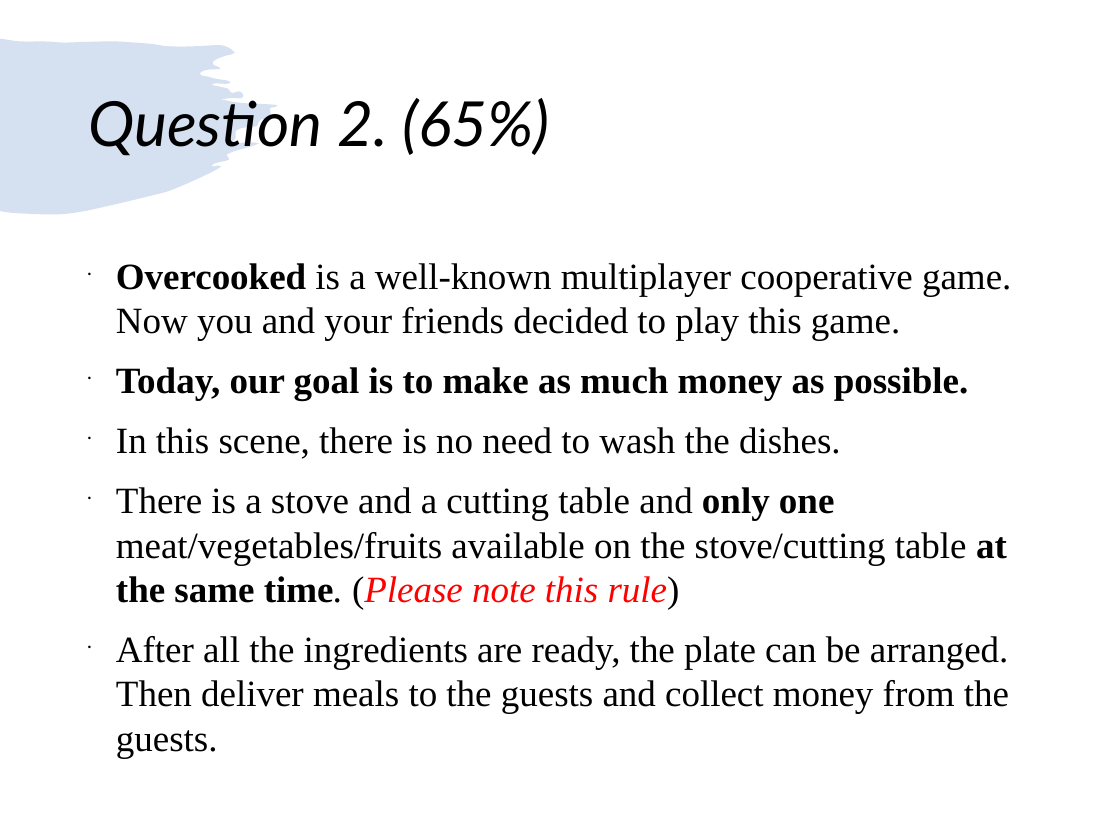
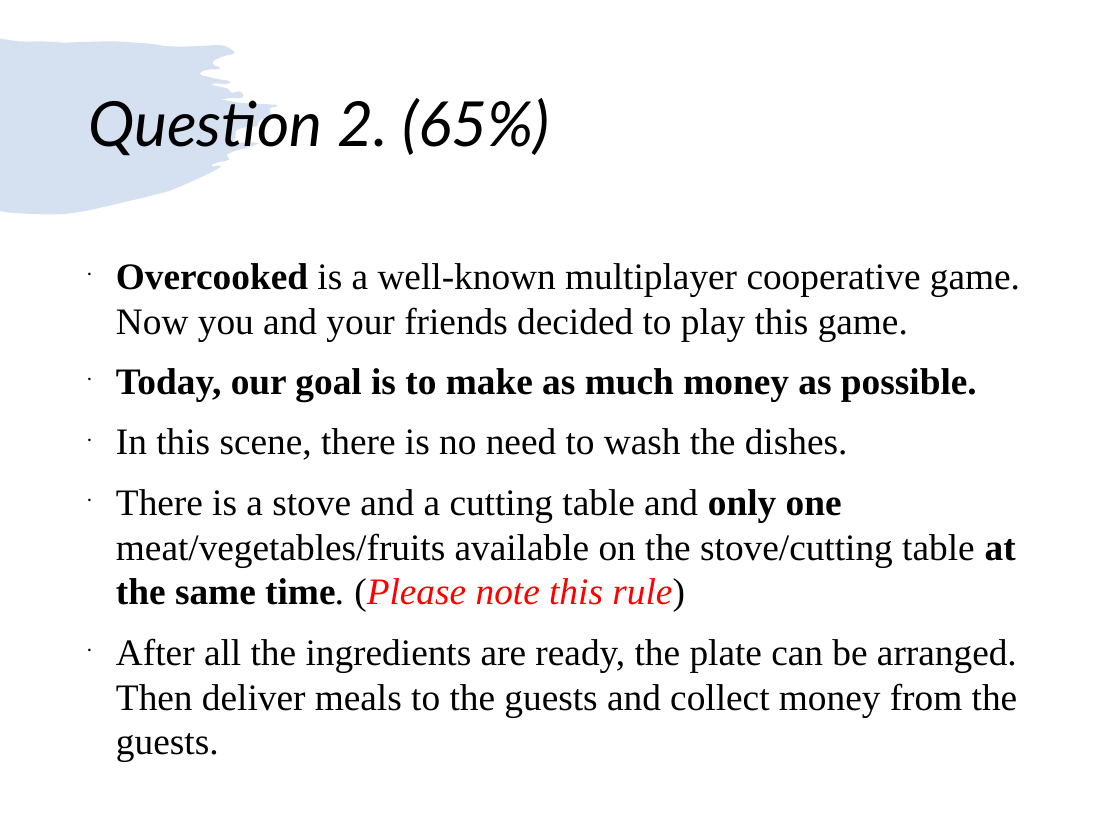
Before and after one commit to FeHeap/Recast_C, a slide deck: slide 12 of NCHU-CSE-DataStructure/Homework_2/Homework_2.ppt. Drawn at 1120x840 pixels with LibreOffice and Linux fonts; fonts in the diff are those of the drawing. Boxes give left, top, right and bottom in pixels: in the first picture for what was removed or moved away, otherwise in the second. Text is boxed around its words. In the diff, an @@ line names an element or a change of style, - is before the commit and + after.

```diff
--- a/NCHU-CSE-DataStructure/Homework_2/Homework_2.ppt
+++ b/NCHU-CSE-DataStructure/Homework_2/Homework_2.ppt
@@ text "Overcooked is a well-known multiplayer ..." at [116,263,1020,762]: size 23.8 to 24 pt @@
```
Also in this commit, not shown: 3 other slides changed, 4 other files.
